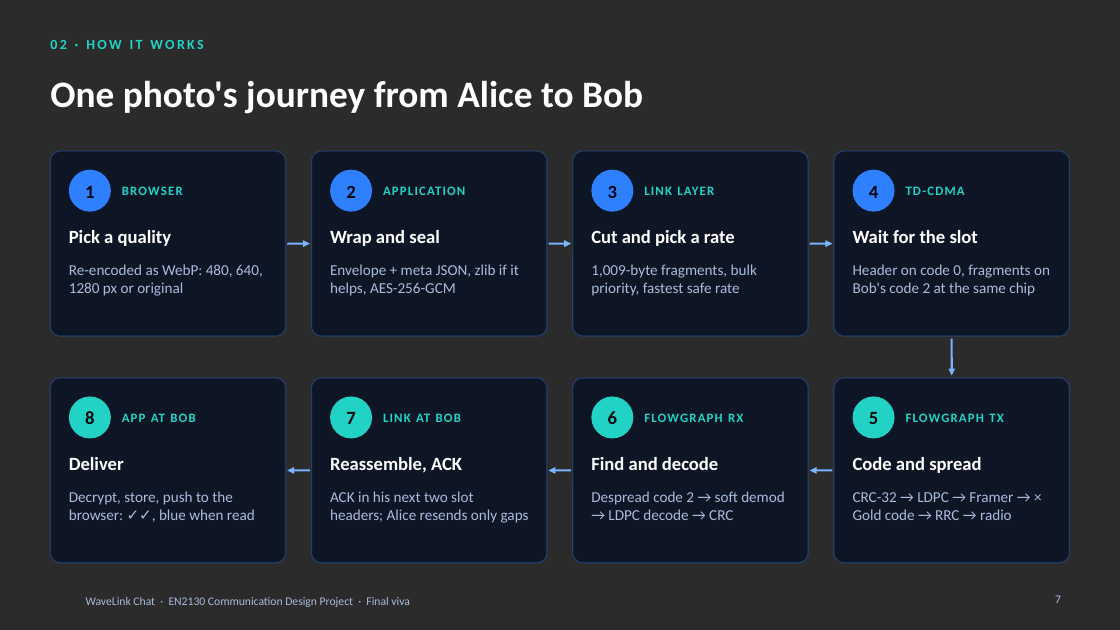
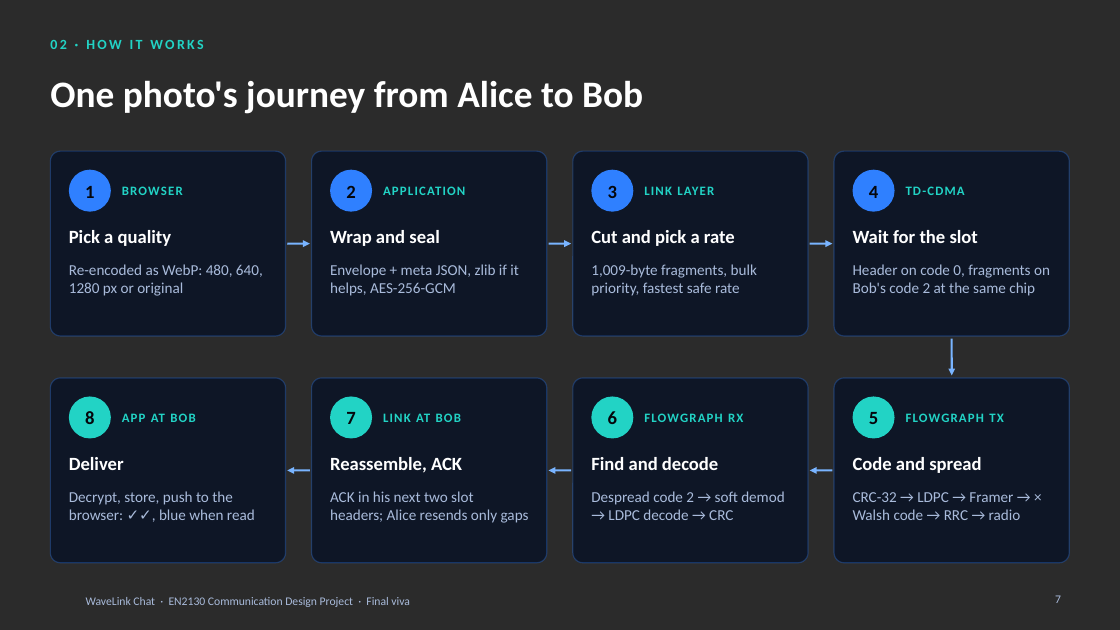
Before and after one commit to pxn-ai/WaveLink, a slide deck: slide 7 of WaveLink_App_Final/WaveLink_Chat_Final_Viva.pptx. Drawn at 1120x630 pixels with LibreOffice and Linux fonts; fonts in the diff are those of the drawing; background and template pictures are left out; a plain dark background stands for a picture behind light text. Boxes give left, top, right and bottom in pixels: in the first picture for what was removed or moved away, otherwise in the second. Text is boxed around its words. In the diff, an @@ line names an element or a change of style, - is before the commit and + after.

```diff
--- a/WaveLink_App_Final/WaveLink_Chat_Final_Viva.pptx
+++ b/WaveLink_App_Final/WaveLink_Chat_Final_Viva.pptx
@@ text at (x1=853, y1=492, x2=1021, y2=520): text changed @@
-CRC-32 → LDPC → Framer → × Gold code → RRC → radio
+CRC-32 → LDPC → Framer → × Walsh code → RRC → radio
```
Also in this commit, not shown: 22 other slides changed, 6 other files.
